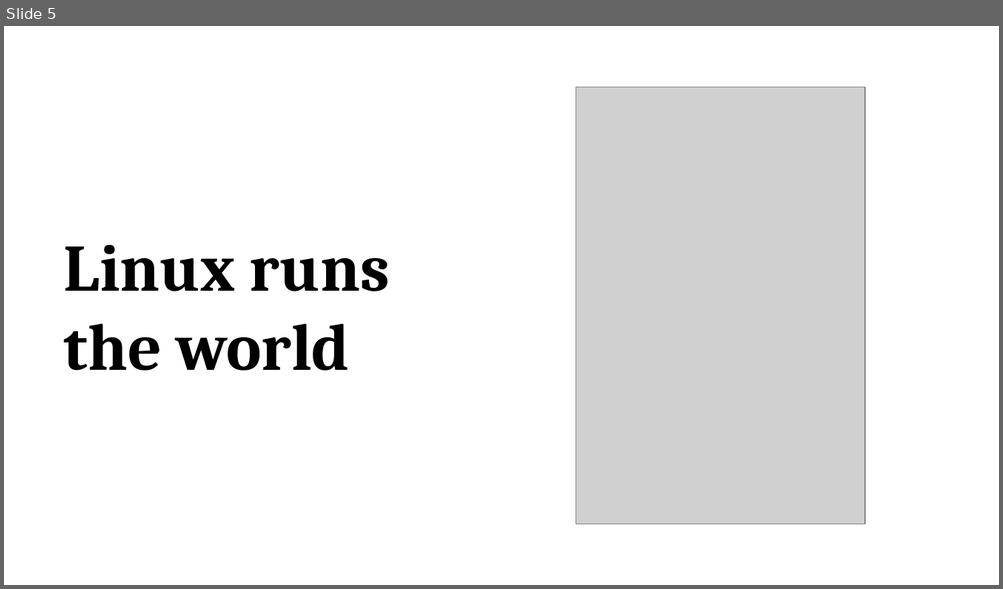
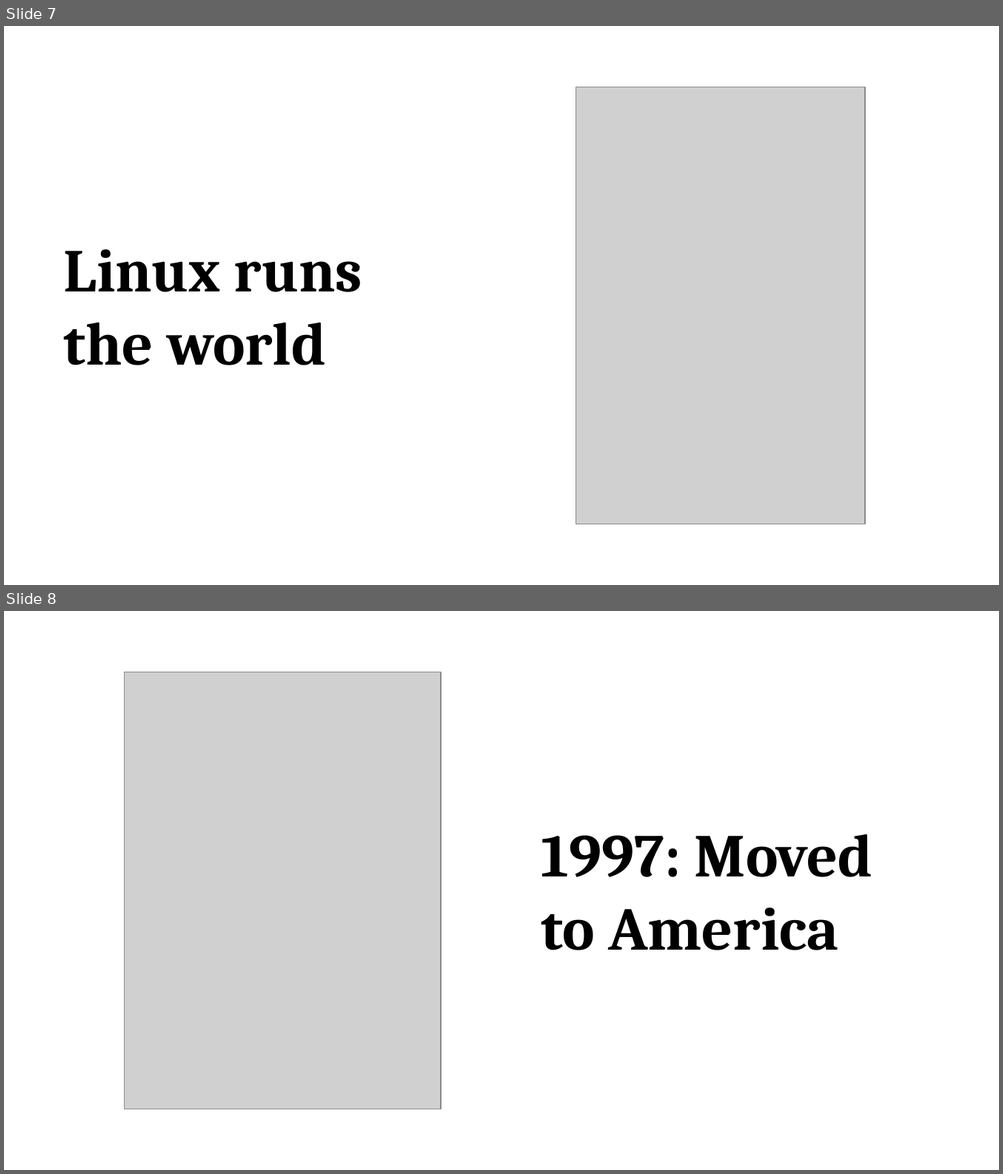
Before and after one commit to promilek2/Najs, a slide deck: Linus_Torvalds.pptx. Shown one above the other, each under a label of ours: slide 5 before the commit, slides 7 and 8 after it. The pictures are 1003x589 and 1003x1174 pixels, drawn with LibreOffice and Linux fonts; fonts in the diff are those of the drawing; grey boxes stand for pictures. Boxes give left, top, right and bottom in pixels: in the first picture for what was removed or moved away, otherwise in the second. Text is boxed around its words. In the diff, an @@ line names an element or a change of style, - is before the commit and + after.

```diff
--- a/Linus_Torvalds.pptx
+++ b/Linus_Torvalds.pptx
@@ slide 8 added at (4, 611, 999, 1170), background #FFFFFF @@
@@ picture added at (125, 672, 441, 1109) @@
@@ text added at (541, 834, 873, 951), 44 pt, text #000000, bold @@
+1997: Moved to America
@@ what was slide 5 is now slide 7 @@
@@ slide 7 changed as well @@
@@ text "Linux runs the world" at (64, 249, 362, 366): size 48 to 44 pt @@
```
Also in this commit, not shown: 4 other slides changed, 2 other slides added.
